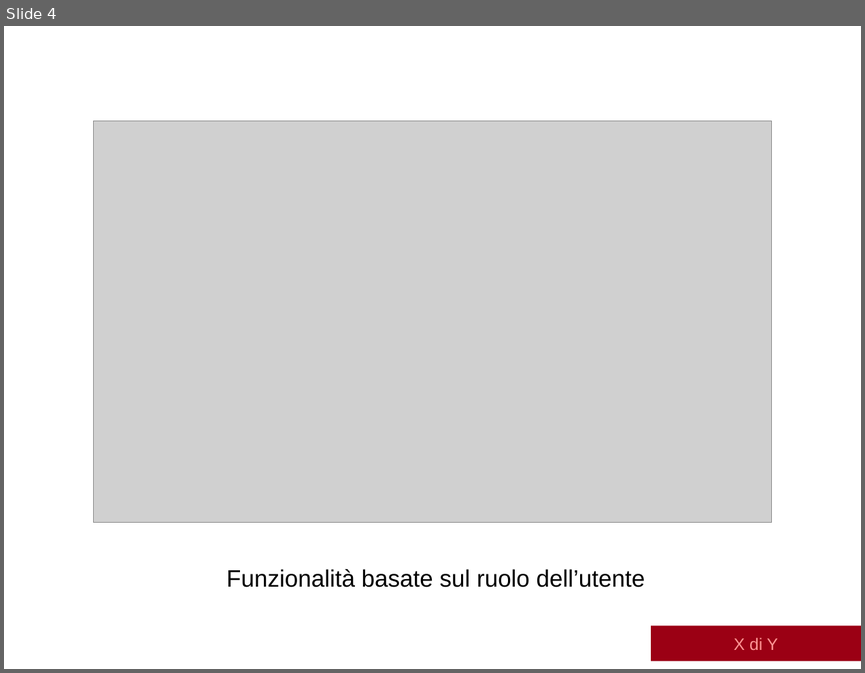
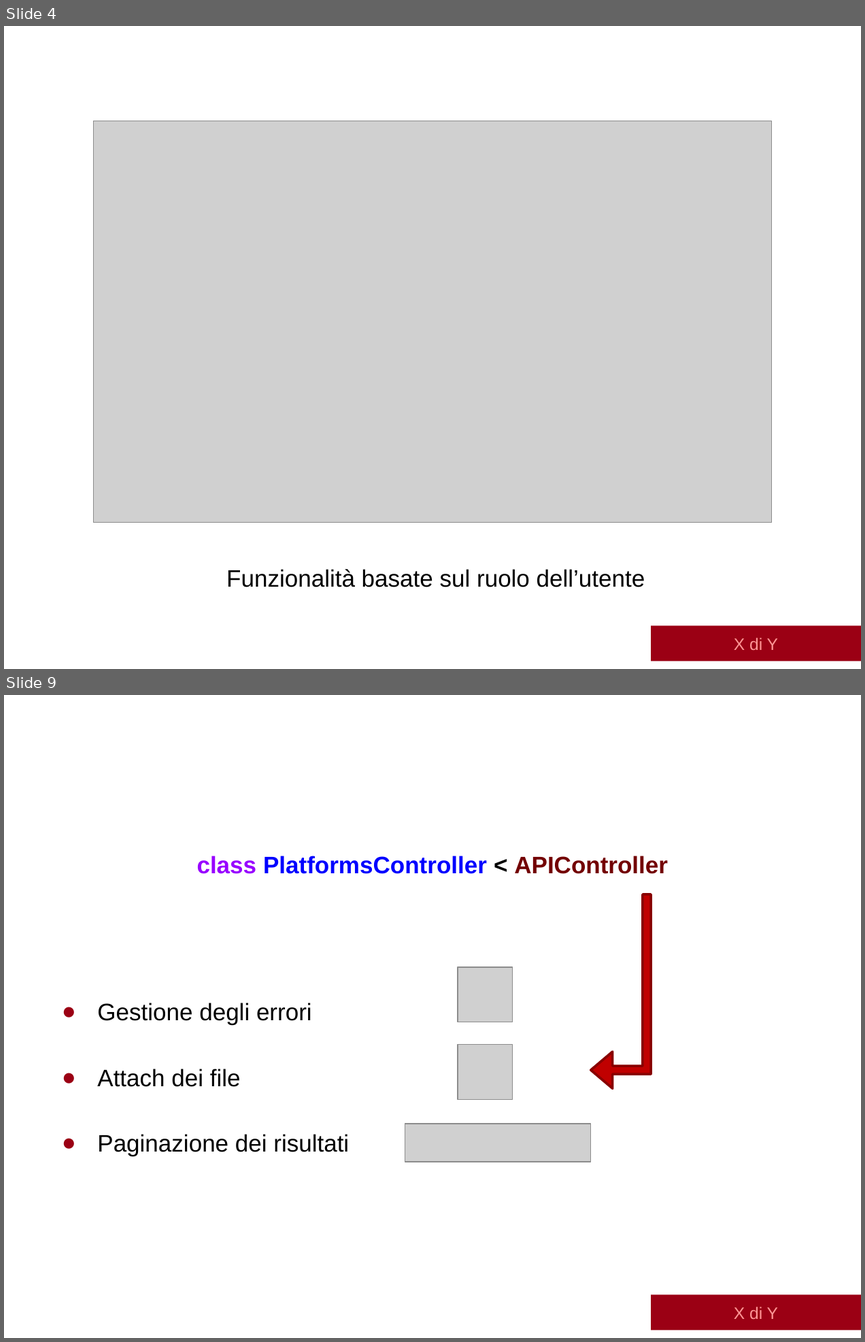
Before and after one commit to albertolazari/tesi, a slide deck: src/presentazione/slide-discussione.pptx. Shown one above the other, each under a label of ours: slide 4 before the commit, slides 4 and 9 after it; the slides between them are not shown. The pictures are 865x673 and 865x1342 pixels, drawn with LibreOffice and Linux fonts; fonts in the diff are those of the drawing; grey boxes stand for pictures; background and template pictures are left out. Boxes give left, top, right and bottom in pixels: in the first picture for what was removed or moved away, otherwise in the second. Text is boxed around its words. In the diff, an @@ line names an element or a change of style, - is before the commit and + after.

Commit message:
APIController

```diff
--- a/src/presentazione/slide-discussione.pptx
+++ b/src/presentazione/slide-discussione.pptx
@@ slide 9 added at (x1=4, y1=695, x2=861, y2=1338), background #FFFFFF; not listed: 1 template element that a slide beside it also shows @@
@@ title added at (x1=47, y1=695, x2=535, y2=761), 30 pt, text #FFFFFF @@
+Controller - APIController
@@ text added at (x1=197, y1=855, x2=668, y2=874), 20 pt, text #0000FF, bold @@
+class PlatformsController < APIController
@@ bent up arrow added at (x1=590, y1=895, x2=650, y2=1088), fill #C00000, outline #880000 2 pt @@
@@ picture added at (x1=458, y1=966, x2=512, y2=1021) @@
@@ text added at (x1=97, y1=1002, x2=349, y2=1156), 20 pt, text #000000 @@
+● Gestione degli errori
+● Attach dei file
+● Paginazione dei risultati
@@ picture added at (x1=458, y1=1045, x2=512, y2=1100) @@
@@ picture added at (x1=405, y1=1123, x2=591, y2=1161) @@
@@ rectangle added at (x1=651, y1=1294, x2=861, y2=1329), fill #9B0014, 14 pt, text #FF9696 @@
+X di Y
```
Also in this commit, not shown: 2 slides changed, 4 other slides added.
